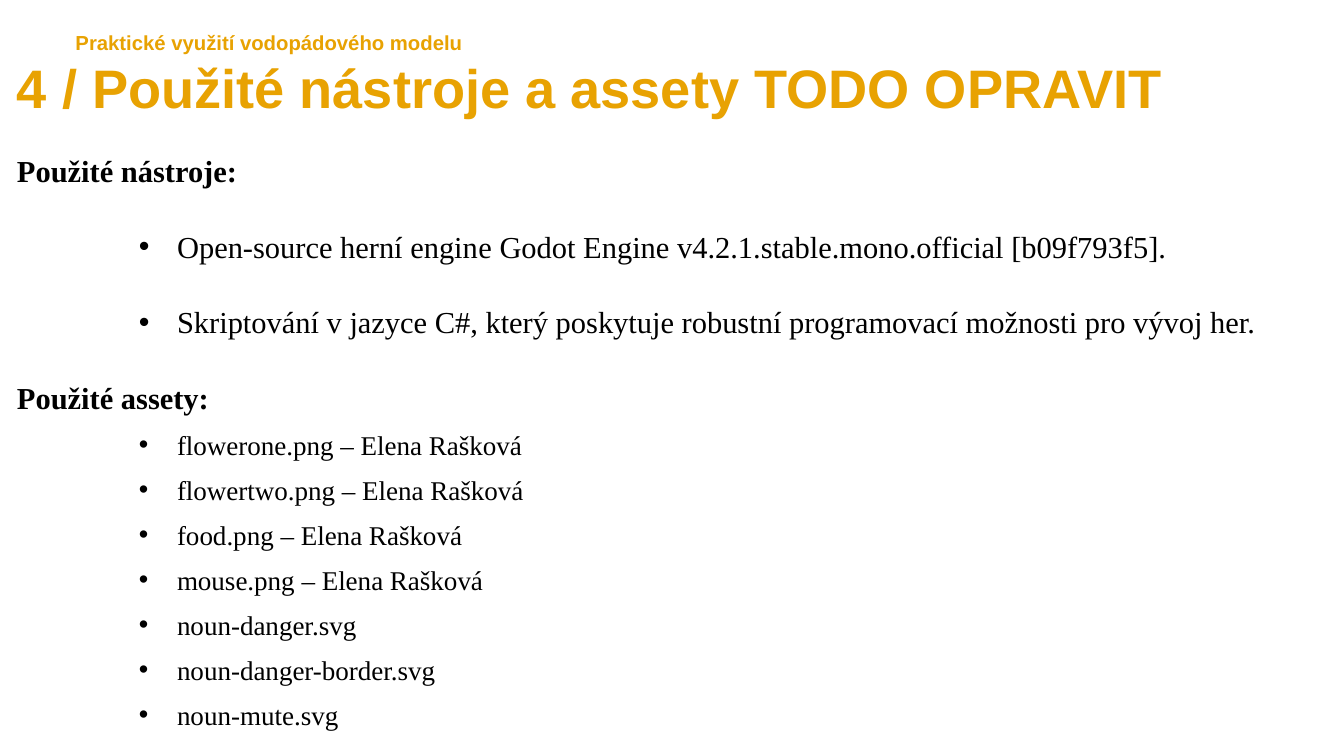
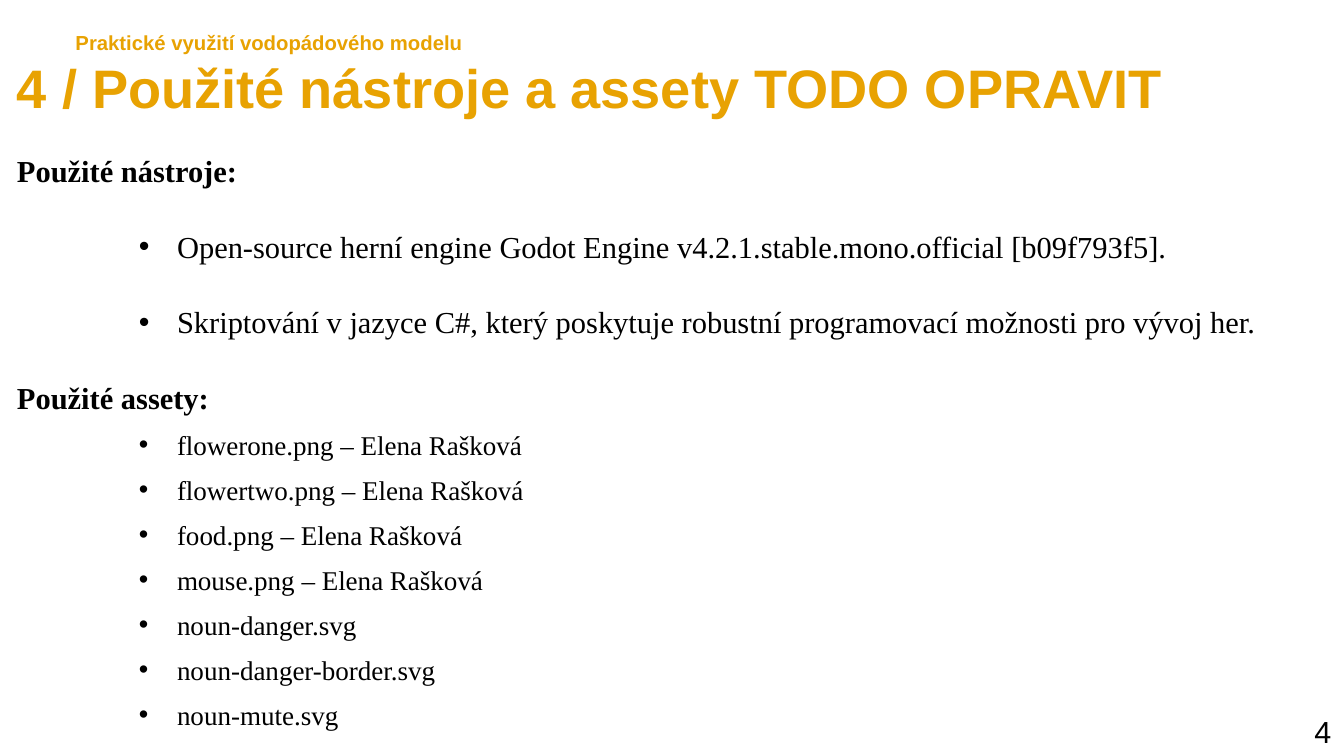
Before and after one commit to marecekroman/GregGame, a slide deck: slide 6 of Gregs Game.pptx. Drawn at 1344x756 pixels with LibreOffice and Linux fonts; fonts in the diff are those of the drawing. Boxes give left, top, right and bottom in pixels: in the first picture for what was removed or moved away, otherwise in the second. Text is boxed around its words. In the diff, an @@ line names an element or a change of style, - is before the commit and + after.

```diff
--- a/Gregs Game.pptx
+++ b/Gregs Game.pptx
@@ text added at (1314,722,1331,743), 18 pt, text #000000 @@
+4
```
Also in this commit, not shown: 9 other slides changed.
